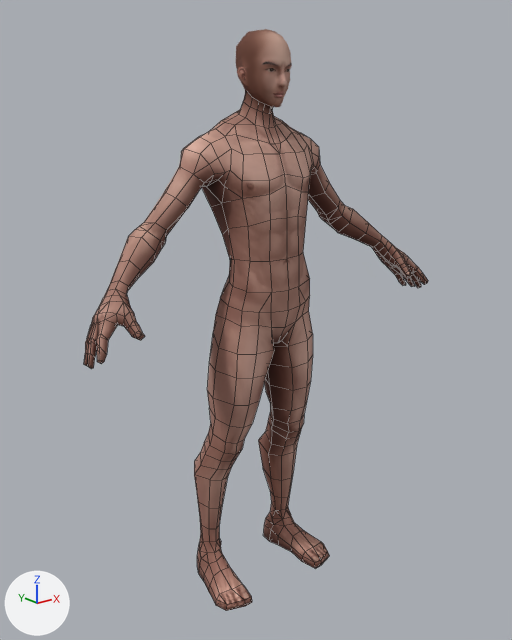
Renders of the FBX model CharacterBone/CharacterBone.FBX from each side of a commit.
Rendered twice from a 50 mm camera at (-1.384, -1.712, 1.62) aimed at (-0.009, 0.007, 0.932). Arrows for +X, +Y and +Z are at lower left; the lights stay in place. Mesh edges are drawn as thin lines on the coarser meshes. Where no turn or scale is listed for an object, it has been applied to the vertices.

The first picture shows 'Man_Body_0', 'Man_Face_0', 'Man_Pants_0'.
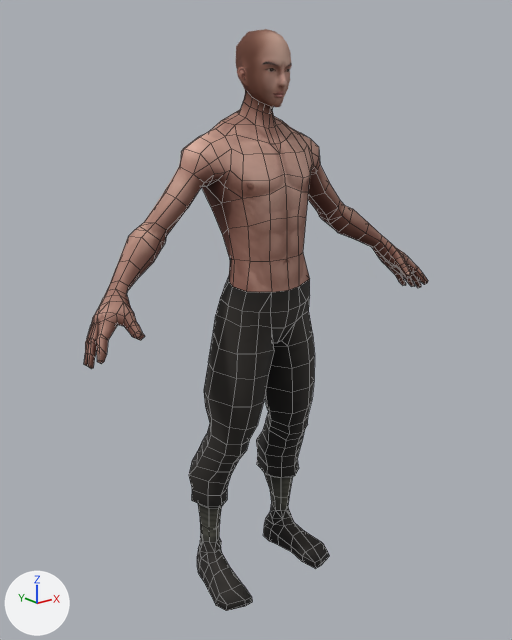
Boxes (x1, y1, x2, y2) around the edits, measured in the pictures (512 x 640 px):
'Man_Pants_0', reshaped: before (194, 277, 329, 611); after (189, 277, 329, 611)
part 1 of me_mesh_002, built on: before (194, 279, 313, 556); after (189, 279, 315, 556)
part 2 of me_mesh_002, recoloured (brown to black): (197, 277, 329, 611) in both

The change, as a list of edits to the scene's bpy script:
```text
Add img_texture_man_pants_1_psd:
    img_texture_man_pants_1_psd = load_image('Texture_Man_Pants_1.psd', '../Texture/Texture_Man_Pants_1.png', 1024, 1024, 'sRGB')
Add mat_07___default:
    mat_07___default = principled_material('07 - Default')
    mat_07___default.texture = img_texture_man_pants_1_psd
    mat_07___default.roughness = 0.859
Change me_mesh_002:
    used by ob_man_pants_0; location = (0.0, 0.0, 0.0)
    remove me_mesh_002.from_pydata(...)  # 331 vertices, 350 faces; spans x -0.248..0.248, y -0.143..0.144, z -0.001..1.083
    add me_mesh_002.from_pydata(...)  # 359 vertices, 378 faces; spans x -0.248..0.248, y -0.143..0.153, z -0.001..1.083
    me_mesh_002 part 1
    14 vertices are removed from x -0.19..0.19, y -0.05..0.074, z 0.513..0.547
    28 faces are deleted
    4 vertices in x -0.173..0.173, y 0.125..0.132, z 0.299..0.3 move by (0.0, 0.0, -0.006)
    113 vertices move from x -0.22..0.22, y -0.115..0.144, z 0.109..1.004 to x -0.236..0.236, y -0.117..0.153, z 0.099..1.004
    42 vertices are added at x -0.228..0.228, y -0.068..0.127, z 0.436..0.547
    56 new faces join them
    me_mesh_002 part 2: 322 faces spanning x -0.248..0.248, y -0.143..0.153, z -0.001..1.083 switch from mat_material_man_pants_0 (picture img_texture_man_pants_0_png) to mat_07___default (picture img_texture_man_pants_1_psd)
```
